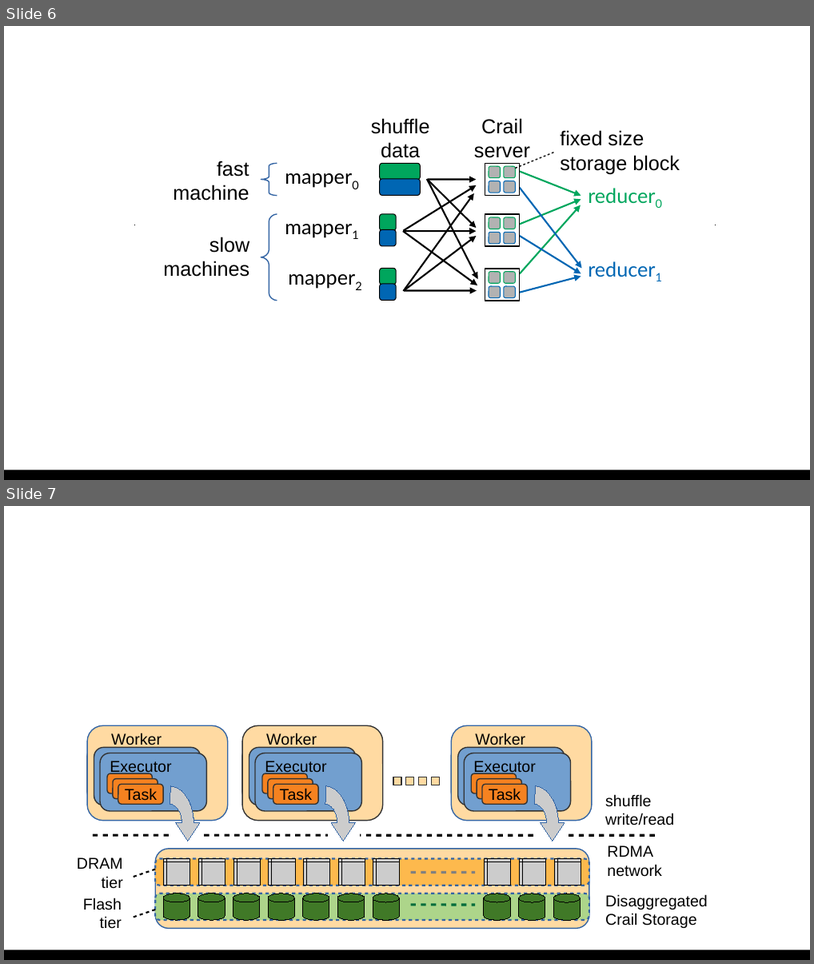
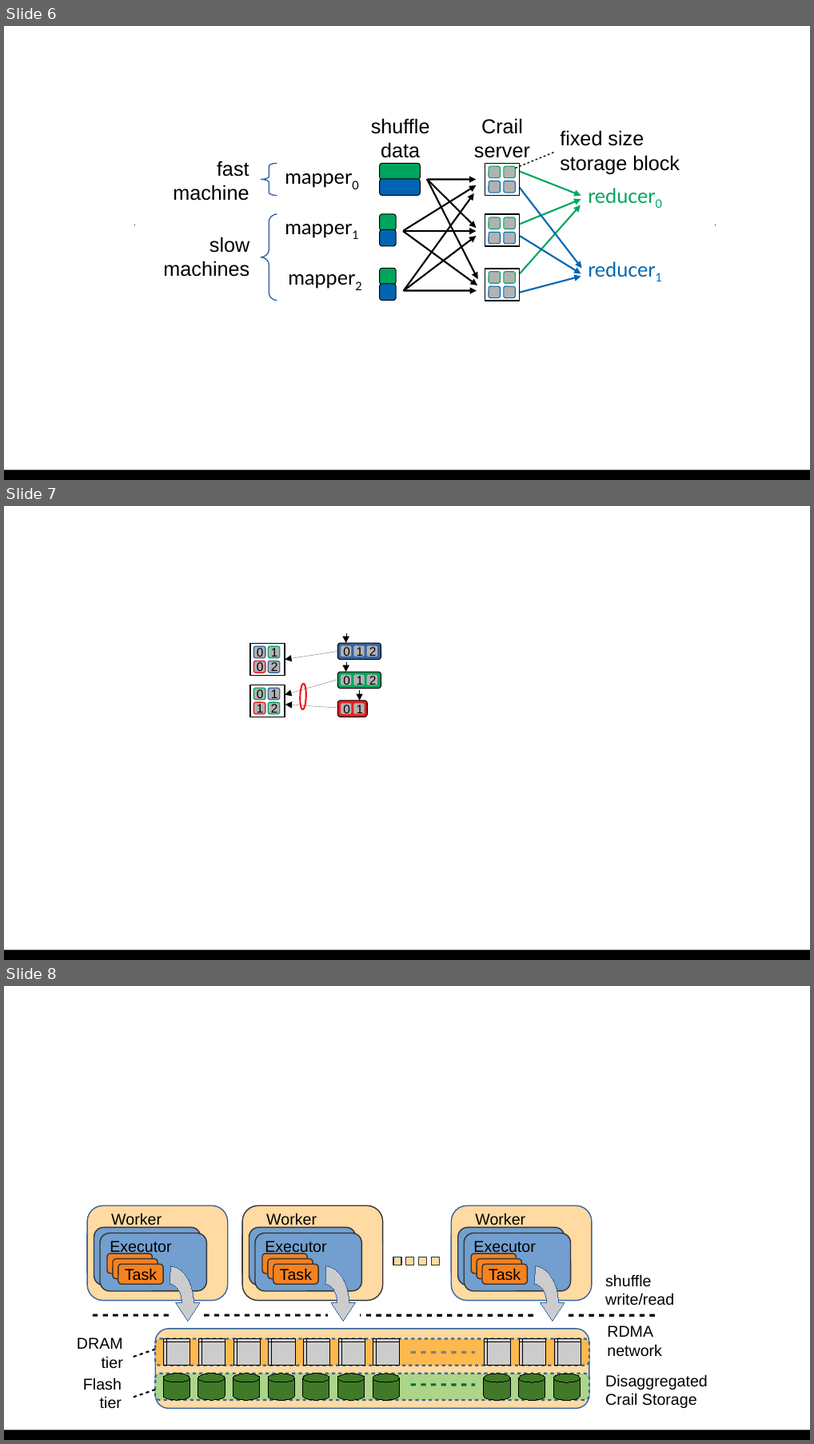
Before and after one commit to patrickstuedi/incubator-crail-website, a slide deck: site/_plots/blog/disaggregation/figures.odp. Shown one above the other, each under a label of ours: slides 6 and 7 before the commit, slides 6, 7 and 8 after it. The pictures are 814x964 and 814x1444 pixels, drawn with LibreOffice and Linux fonts; fonts in the diff are those of the drawing. Boxes give left, top, right and bottom in pixels: in the first picture for what was removed or moved away, otherwise in the second. Text is boxed around its words. In the diff, an @@ line names an element or a change of style, - is before the commit and + after.

Commit message:
figures

```diff
--- a/site/_plots/blog/disaggregation/figures.odp
+++ b/site/_plots/blog/disaggregation/figures.odp
@@ slide 7 added at (4, 506, 810, 960), background #FFFFFF; not listed: 1 template element that a slide beside it also shows @@
@@ rectangle added at (250, 643, 286, 676), outline #000000 0.99 pt @@
@@ rounded rectangle added at (254, 646, 266, 658), fill #B2B2B2, outline #3465A4 0.99 pt, 11 pt, text #000000 @@
+0
@@ rounded rectangle added at (269, 646, 280, 658), fill #B2B2B2, outline #00A65D 0.99 pt, 11 pt, text #000000 @@
+1
@@ group added at (338, 632, 382, 660): 4 rounded rectangles, 1 arrow @@
+0
+1
+2
@@ rounded rectangle added at (254, 661, 266, 672), fill #B2B2B2, outline #ED1C24 0.99 pt, 11 pt, text #000000 @@
+0
@@ rounded rectangle added at (269, 661, 280, 672), fill #B2B2B2, outline #3465A4 0.99 pt, 11 pt, text #000000 @@
+2
@@ arrow added from (338, 651) to (285, 660), #000000 0 pt @@
@@ arrow added from (346, 662) to (346, 672), #000000 0 pt @@
@@ rectangle added at (250, 685, 286, 717), outline #000000 0.99 pt @@
@@ rounded rectangle added at (254, 688, 266, 699), fill #B2B2B2, outline #00A65D 0.99 pt, 11 pt, text #000000 @@
+0
@@ rounded rectangle added at (269, 688, 280, 699), fill #B2B2B2, outline #3465A4 0.99 pt, 11 pt, text #000000 @@
+1
@@ arrow added from (337, 680) to (285, 695), #000000 0 pt @@
@@ ellipse added at (300, 683, 306, 709), outline #ED1C24 1.5 pt @@
@@ arrow added from (360, 691) to (360, 700), #000000 0 pt @@
@@ group added at (338, 672, 382, 688): 4 rounded rectangles @@
+0
+1
+2
@@ rounded rectangle added at (254, 702, 266, 713), fill #B2B2B2, outline #ED1C24 0.99 pt, 11 pt, text #000000 @@
+1
@@ rounded rectangle added at (269, 702, 280, 713), fill #B2B2B2, outline #00A65D 0.99 pt, 11 pt, text #000000 @@
+2
@@ arrow added from (338, 708) to (286, 704), #000000 0 pt @@
@@ rounded rectangle added at (338, 700, 368, 716), fill #ED1C24, outline #000000 0.74 pt @@
@@ rounded rectangle added at (340, 703, 351, 714), fill #B2B2B2, outline #ED1C24 0.74 pt, 11 pt, text #000000 @@
+0
@@ rounded rectangle added at (353, 703, 365, 714), fill #B2B2B2, outline #ED1C24 0.74 pt, 11 pt, text #000000 @@
+1
@@ what was slide 7 is now slide 8 @@
```
